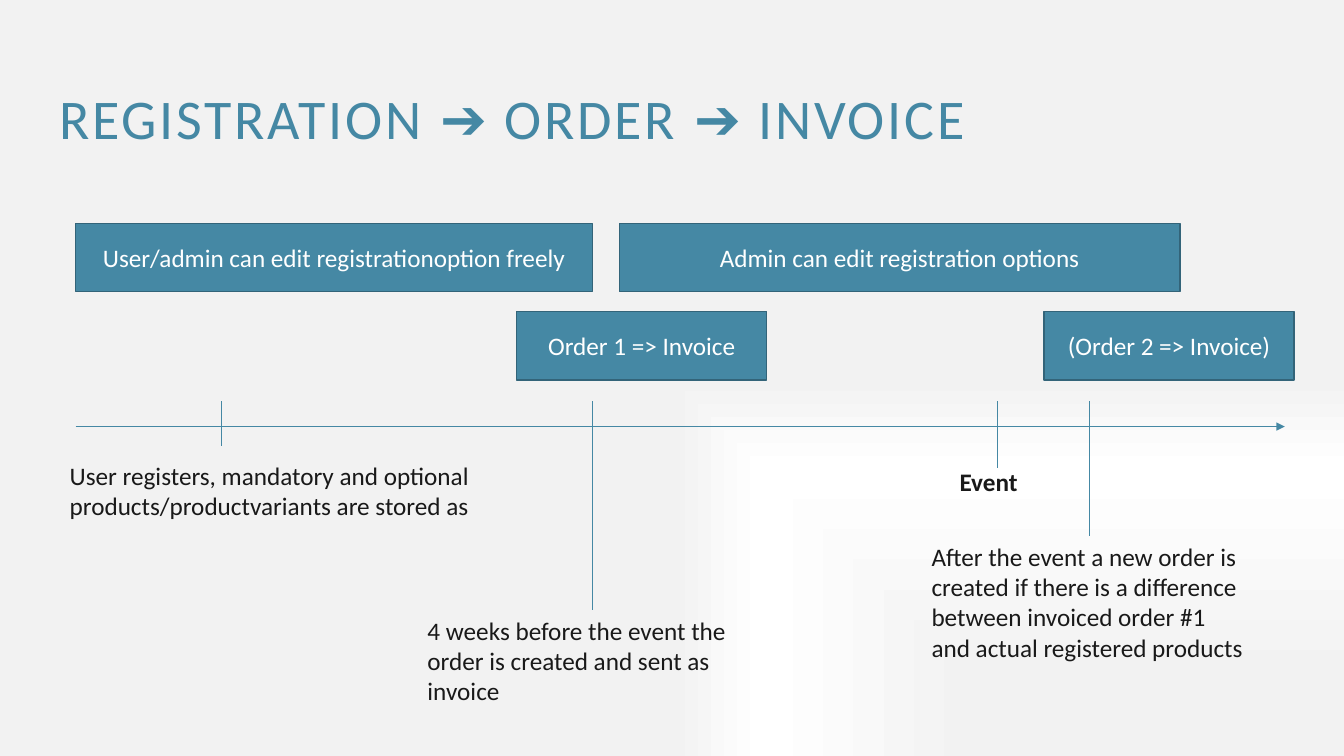
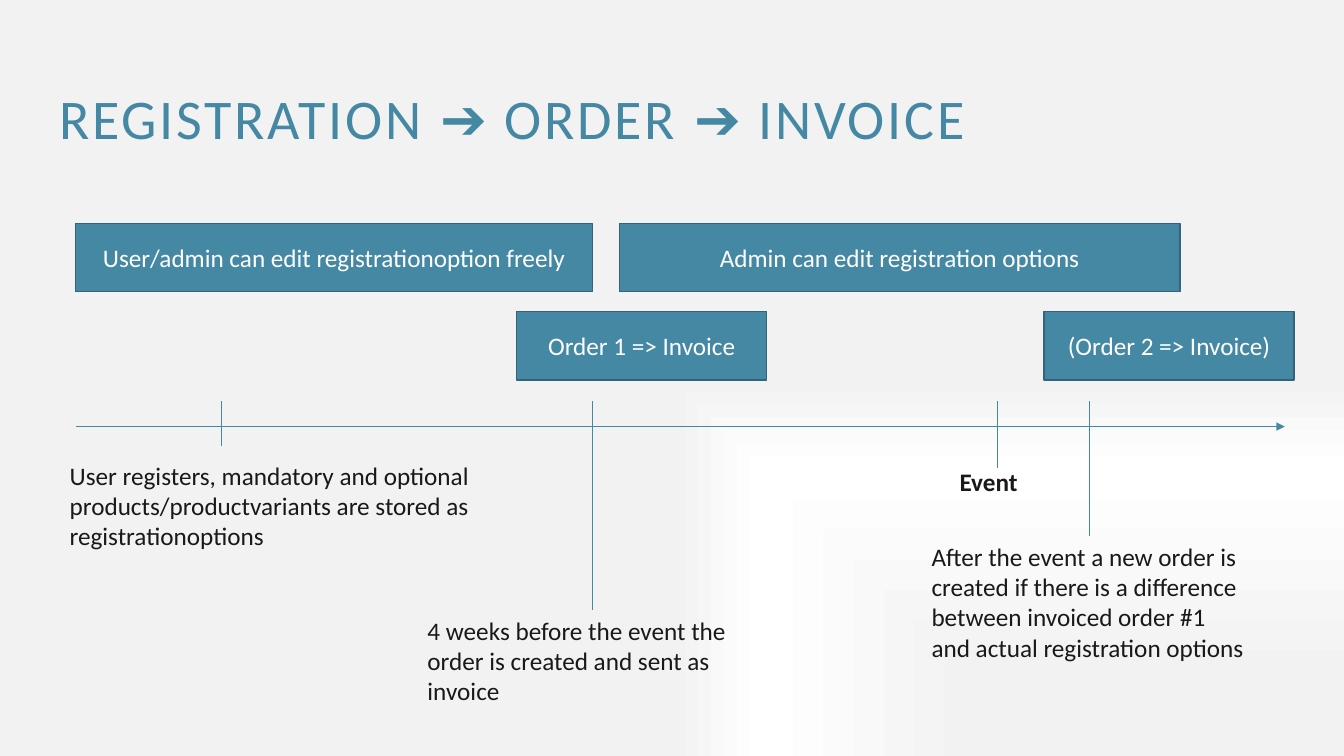
Before and after one commit to DaiHai027/Eventuras, a slide deck: slide 3 of docs/Specification/Specification.pptx (slide 5 before the commit). Drawn at 1344x756 pixels with LibreOffice and Linux fonts; fonts in the diff are those of the drawing. Boxes give left, top, right and bottom in pixels: in the first picture for what was removed or moved away, otherwise in the second. Text is boxed around its words. In the diff, an @@ line names an element or a change of style, - is before the commit and + after.

```diff
--- a/docs/Specification/Specification.pptx
+++ b/docs/Specification/Specification.pptx
@@ text at (x1=70, y1=467, x2=469, y2=550): text changed @@
-User registers, mandatory and optional
-products/productvariants are stored as
+User registers, mandatory and optional
+products/productvariants are stored as
+registrationoptions
@@ text at (x1=932, y1=548, x2=1243, y2=662): text changed @@
-After the event a new order is
-created if there is a difference
-between invoiced order #1
-and actual registered products
+After the event a new order is
+created if there is a difference
+between invoiced order #1
+and actual registration options
```
Also in this commit, not shown: 1 slide added, 3 slides removed, 5 other files.
